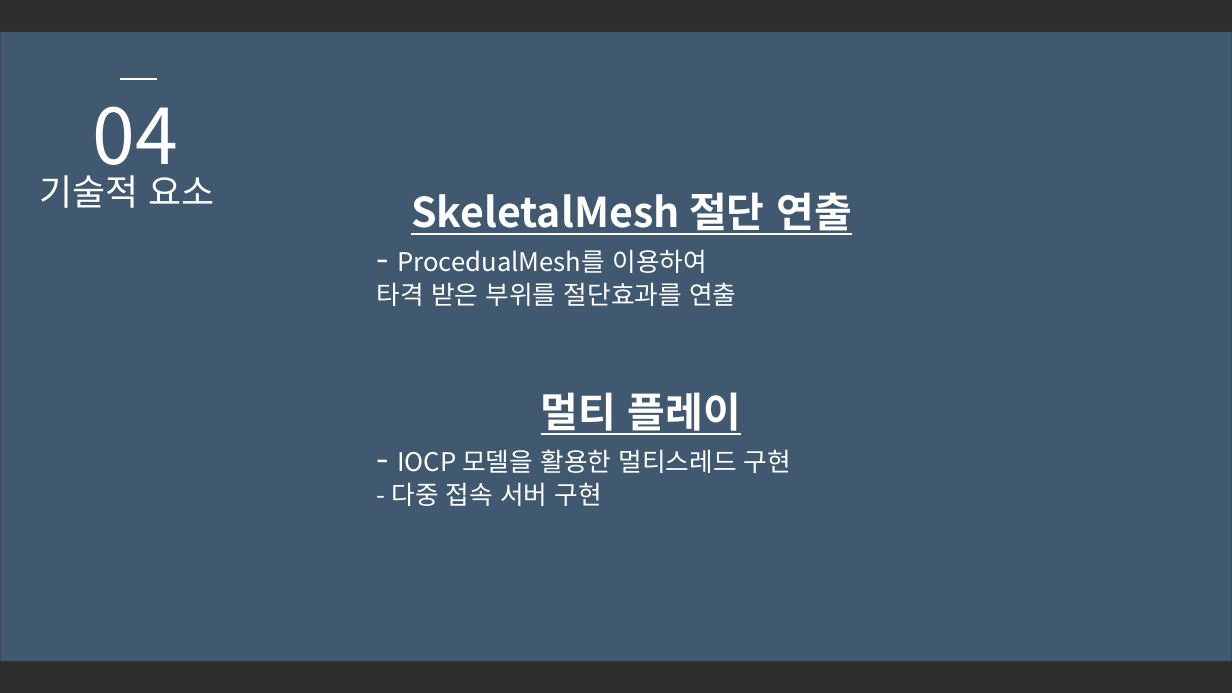
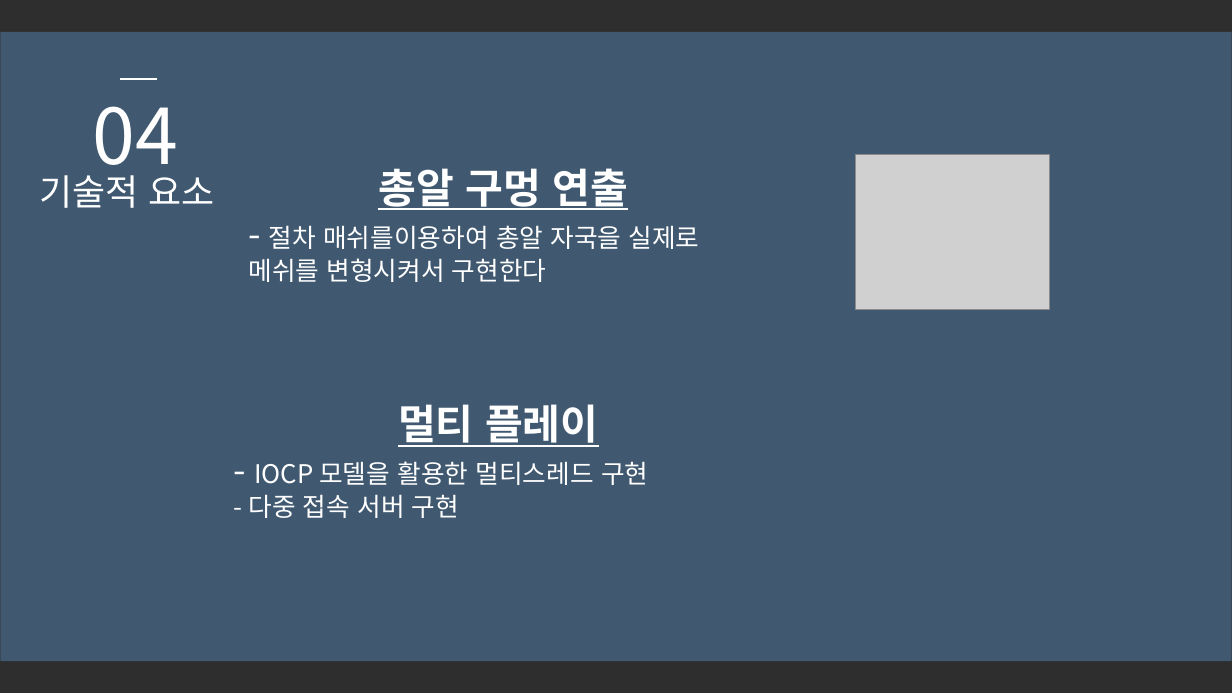
Before and after one commit to SuperTaeJun/GraduationWork, a slide deck: slide 12 of 졸업작품 제안서/졸업작품 제안서ver3.pptx (slide 13 before the commit). Drawn at 1232x693 pixels with LibreOffice and Linux fonts; fonts in the diff are those of the drawing; grey boxes stand for pictures; background and template pictures are left out; a plain dark background stands for a picture behind light text. Boxes give left, top, right and bottom in pixels: in the first picture for what was removed or moved away, otherwise in the second. Text is boxed around its words. In the diff, an @@ line names an element or a change of style, - is before the commit and + after.

```diff
--- a/졸업작품 제안서/졸업작품 제안서ver3.pptx
+++ b/졸업작품 제안서/졸업작품 제안서ver3.pptx
@@ text at [248,168,700,282]: text changed @@
-SkeletalMesh 절단 연출
-- ProcedualMesh를 이용하여
-타격 받은 부위를 절단효과를 연출
+총알 구멍 연출
+- 절차 매쉬를이용하여 총알 자국을 실제로 메쉬를 변형시켜서 구현한다
@@ picture added at [856,155,1050,310] @@
@@ text "멀티 플레이": place and size @@
-text "멀티 플레이" at [391,392,791,506]
+text "멀티 플레이" at [248,404,648,518]
```
Also in this commit, not shown: 3 other slides changed, 1 slide removed.
